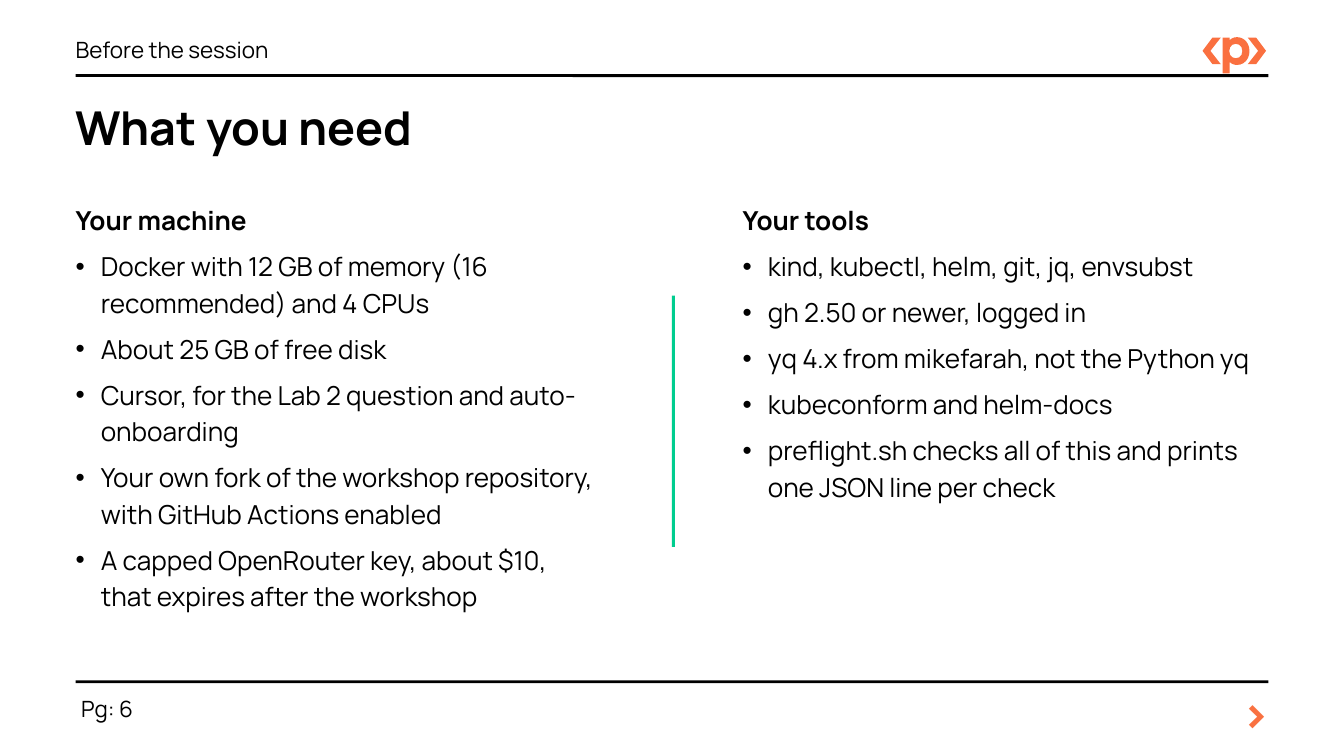
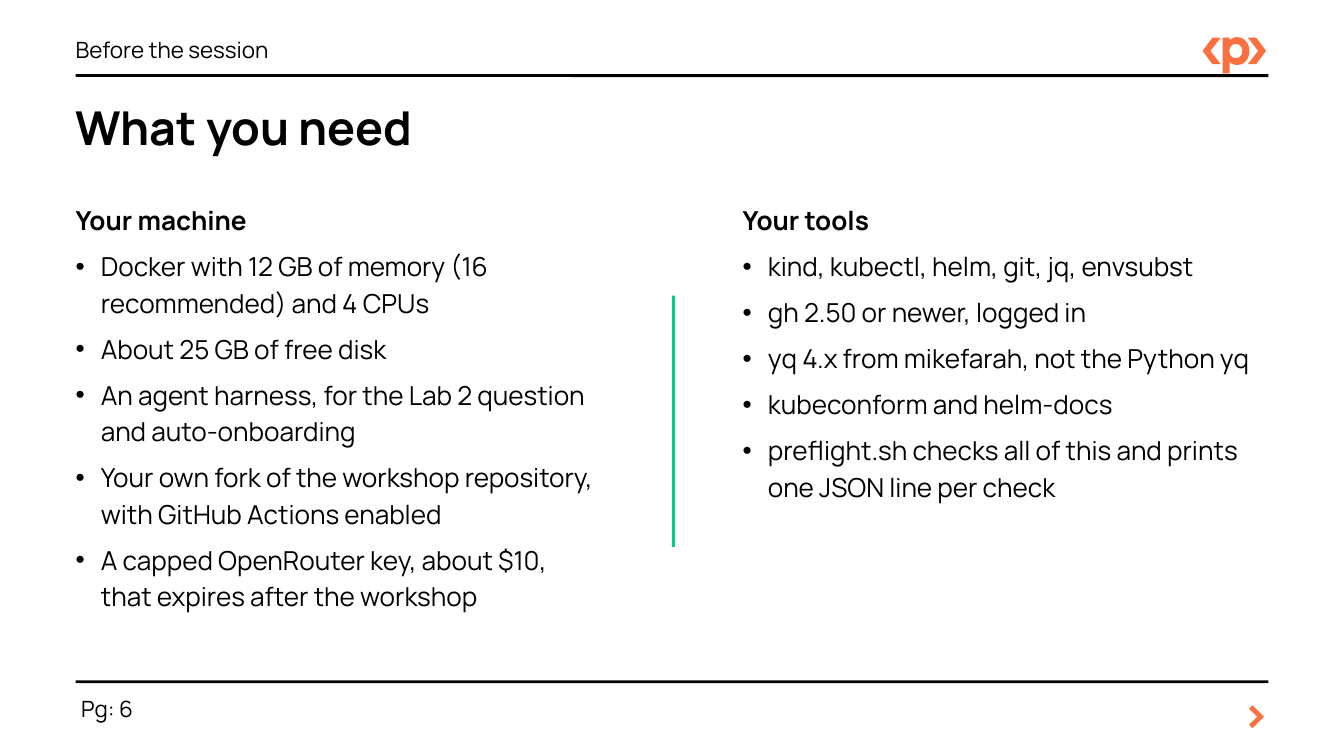
Before and after one commit to focuslight-nr/agentic-idp-packt, a slide deck: slide 6 of slides/agentic-idp-workshop.pptx. Drawn at 1344x756 pixels with LibreOffice and Linux fonts; fonts in the diff are those of the drawing. Boxes give left, top, right and bottom in pixels: in the first picture for what was removed or moved away, otherwise in the second. Text is boxed around its words. In the diff, an @@ line names an element or a change of style, - is before the commit and + after.

```diff
--- a/slides/agentic-idp-workshop.pptx
+++ b/slides/agentic-idp-workshop.pptx
@@ text at [101, 385, 584, 448]: text changed @@
-• Cursor, for the Lab 2 question and auto-onboarding
+• An agent harness, for the Lab 2 question and auto-onboarding
```
Also in this commit, not shown: 33 other slides changed, 1 slide added, 1 other file.
